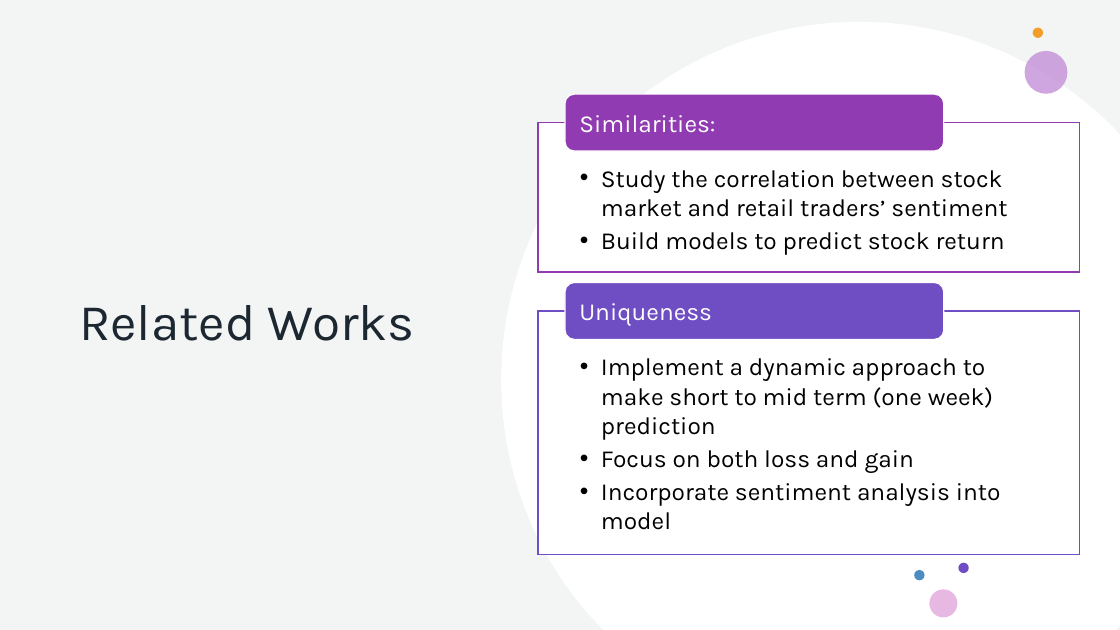
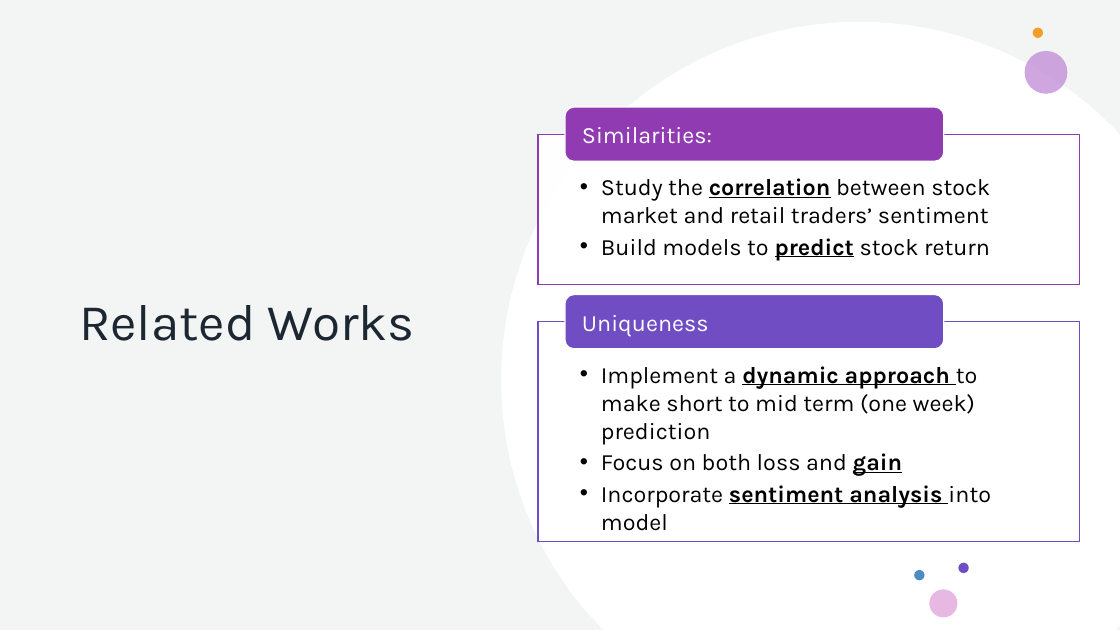
Before and after one commit to howie-zeng/Analyzing-Retail-Sentiment-and-Detecting-Trading-Signals, a slide deck: slide 4 of Presentation.pptx. Drawn at 1120x630 pixels with LibreOffice and Linux fonts; fonts in the diff are those of the drawing. Boxes give left, top, right and bottom in pixels: in the first picture for what was removed or moved away, otherwise in the second. Text is boxed around its words. In the diff, an @@ line names an element or a change of style, - is before the commit and + after.

```diff
--- a/Presentation.pptx
+++ b/Presentation.pptx
@@ rounded rectangle: place and size @@
-rounded rectangle at box(565, 94, 944, 151)
+rounded rectangle at box(565, 107, 944, 161)
@@ text "Similarities:" at box(582, 127, 712, 144): size 21 to 20 pt @@
@@ text "Similarities:": place and size @@
-text "Similarities:" at box(579, 115, 715, 133)
+text "Similarities:" at box(582, 127, 712, 144)
@@ text "Study the correlation between stock ...": place and size @@
-text "Study the correlation between stock ..." at box(601, 170, 1007, 255)
+text "Study the correlation between stock ..." at box(601, 178, 990, 260)
@@ rectangle: place and size @@
-rectangle at box(538, 123, 1079, 272)
+rectangle at box(538, 134, 1079, 285)
@@ text "Study the correlation between stock ..." at box(601, 178, 990, 260): size 21 to 20 pt; bold on, underline on in "correlation", "predict" @@
@@ rounded rectangle: place and size @@
-rounded rectangle at box(565, 282, 944, 339)
+rounded rectangle at box(565, 295, 944, 350)
@@ rounded rectangle at box(565, 295, 944, 350): fill #6F4DC3 to #704DC3 @@
@@ text "Uniqueness": place and size @@
-text "Uniqueness" at box(579, 303, 712, 326)
+text "Uniqueness" at box(582, 315, 709, 336)
@@ text "Uniqueness" at box(582, 315, 709, 336): size 21 to 20 pt @@
@@ text "Implement a dynamic approach to ...": place and size @@
-text "Implement a dynamic approach to ..." at box(601, 358, 1001, 530)
+text "Implement a dynamic approach to ..." at box(601, 366, 991, 531)
@@ text "Implement a dynamic approach to ..." at box(601, 366, 991, 531): size 21 to 20 pt; bold on, underline on in "dynamic approach", "gain", "sentiment analysis" @@
@@ rectangle: place and size @@
-rectangle at box(538, 311, 1079, 555)
+rectangle at box(538, 322, 1079, 542)
@@ rectangle at box(538, 322, 1079, 542): outline #6F4DC3 1 pt to #704DC3 1 pt @@
```
Also in this commit, not shown: 8 other slides changed, 1 slide removed.
